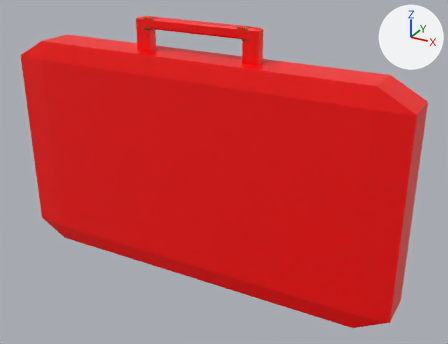
Before and after pictures for a commit that changed the FBX model Assets/Resources/Models/Items/Case.fbx.
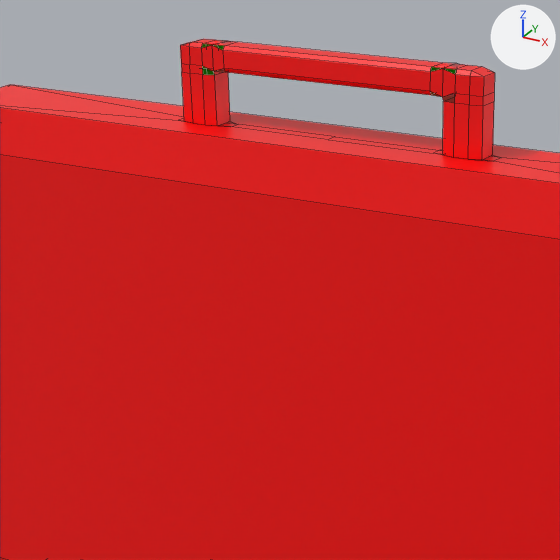
Each version appears first whole from a 50 mm camera at (-12.872, -1.901, 0.845) aimed at (-13.938, 0.036, -0.124), and next in a close-up on the part from 14% to 65% of the width and 0% to 66% of the height. The lights are fixed; the arrows at upper right show +X, +Y and +Z. The close-ups show mesh edges as thin lines. Where no turn or scale is listed for an object, it has been applied to the vertices. Vertices at the same position are counted once.

Names of what the first close-up shows: 'Case'.
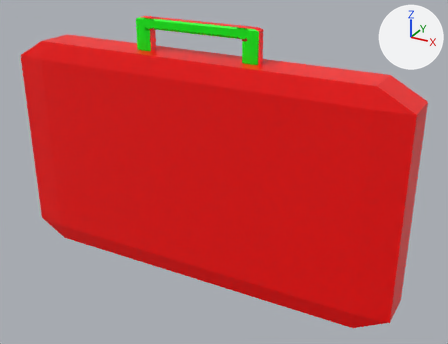
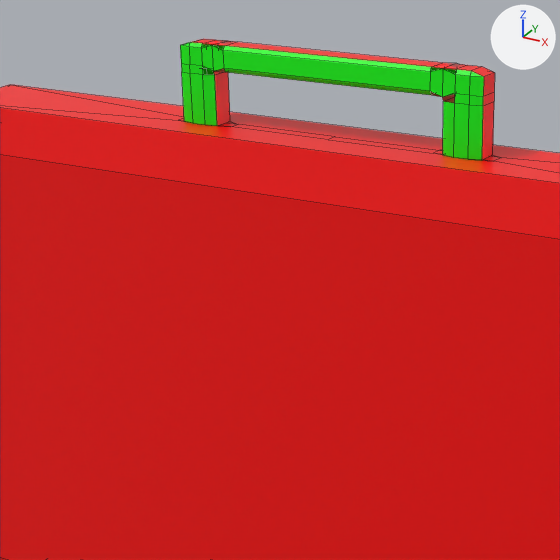
Commit message: Fixed Case

Location of each change, (x1, y1, x2, y2) in pixels of the close-ups (560 x 560 px):
part 1 of me_cube_003, recoloured (red to green)
    both: (180, 42, 484, 160)

What changed in the scene script:
```text
Change me_cube_003:
    where me_cube_003.from_pydata(...)  # 122 vertices, 119 faces; spans x -0.85..0.78, y -0.08..0.1, z -0.45..0.58
    used by ob_case; location = (-14.001, 0.0, -0.13)
    me_cube_003 part 1: all 25 faces centred in x -0.28..0.21, y -0.01, z 0.49..0.57 switch from mat_red (red #ff0000) to mat_green (green #00ff00)
```
